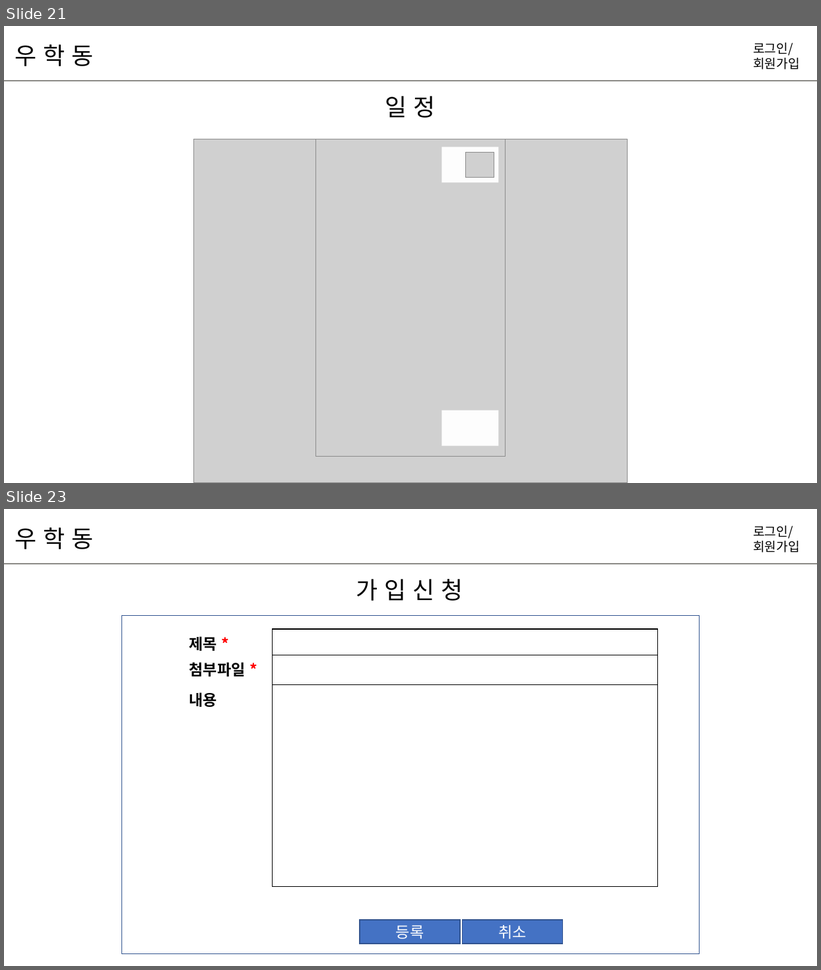
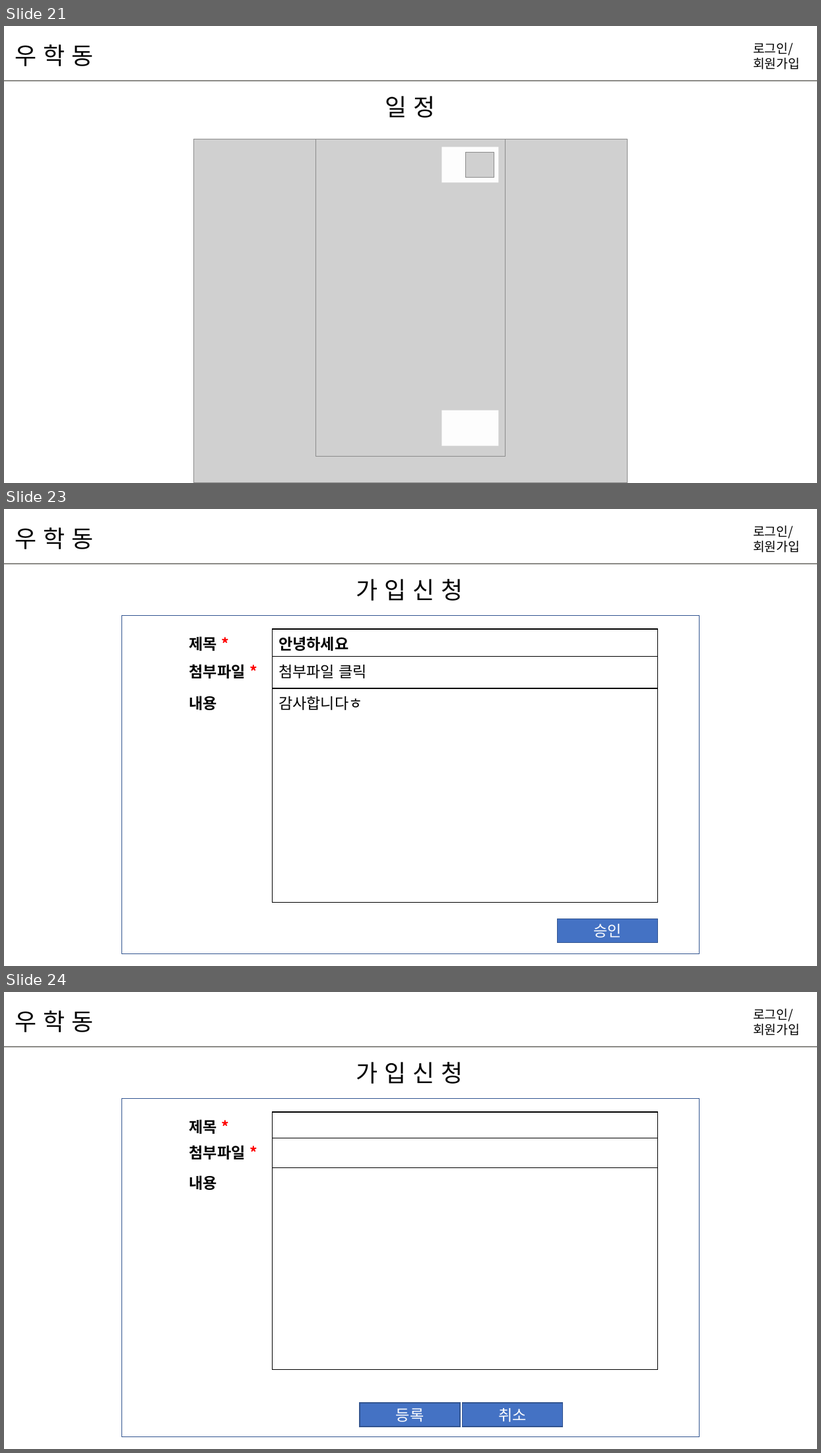
Before and after one commit to hyunniesss/ToyProject, a slide deck: document/와이어프레임/우학동_와이어프레임.pptx. Shown one above the other, each under a label of ours: slides 21 and 23 before the commit, slides 21, 23 and 24 after it; the slides between them are not shown. The pictures are 821x970 and 821x1453 pixels, drawn with LibreOffice and Linux fonts; fonts in the diff are those of the drawing; grey boxes stand for pictures. Boxes give left, top, right and bottom in pixels: in the first picture for what was removed or moved away, otherwise in the second. Text is boxed around its words. In the diff, an @@ line names an element or a change of style, - is before the commit and + after.

```diff
--- a/document/와이어프레임/우학동_와이어프레임.pptx
+++ b/document/와이어프레임/우학동_와이어프레임.pptx
@@ slide 23 added at bbox=[4, 509, 817, 966], background #FFFFFF @@
@@ text added at bbox=[15, 527, 93, 549], 28 pt, text #000000 @@
+우 학 동
@@ text added at bbox=[753, 525, 800, 553], 15 pt, text #000000 @@
+로그인/
+회원가입
@@ line added from (4, 564) to (817, 564), #8B8A86 1.5 pt @@
@@ text added at bbox=[356, 579, 463, 601], 28 pt, text #000000 @@
+가 입 신 청
@@ rectangle added at bbox=[121, 616, 700, 955], outline #325491 1 pt @@
@@ table added at bbox=[184, 629, 658, 903], 3 rows, 2 columns @@
+제목 * | 안녕하세요
+첨부파일 * | 첨부파일 클릭
+내용 | 감사합니다ㅎ
@@ rectangle added at bbox=[558, 920, 658, 943], fill #4472C4, outline #325491 1 pt, 18 pt, text #FFFFFF @@
+승인
@@ what was slide 23 is now slide 24 @@
```
Also in this commit, not shown: 2 slides changed, 1 other file.
